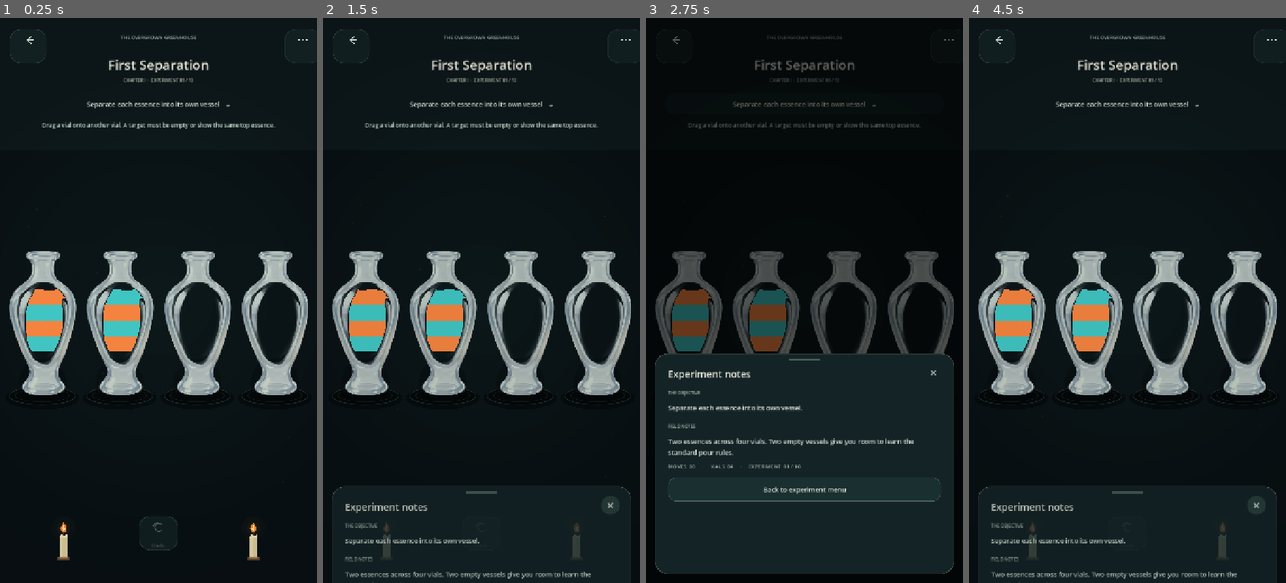
Above: before the commit, frames 1-4 (left to right).
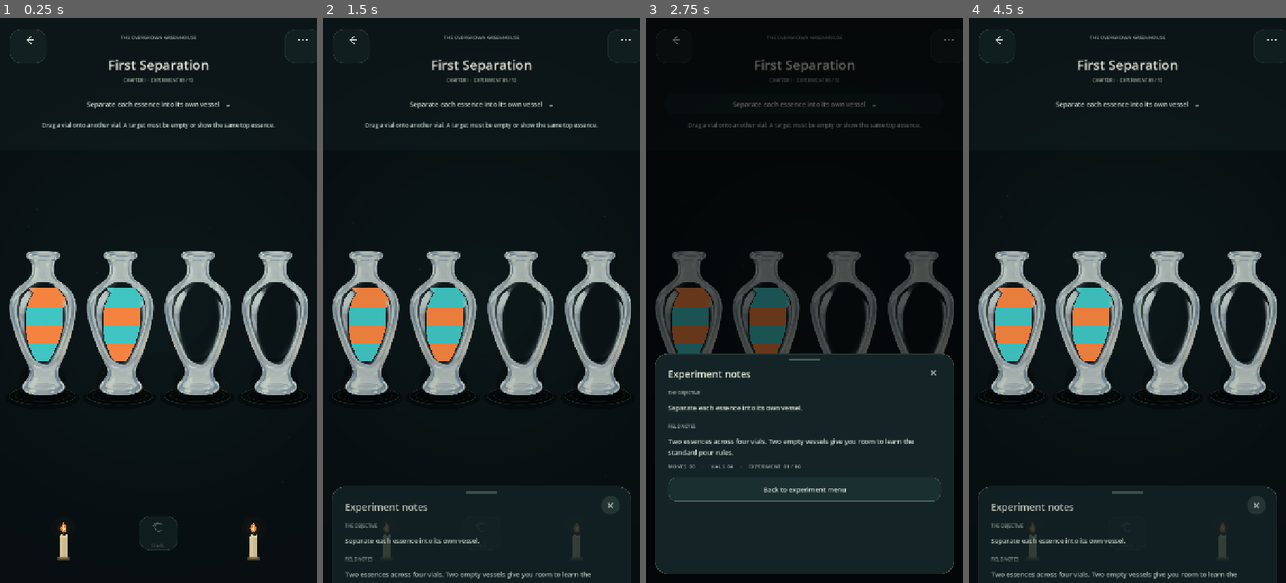
Above: after the commit, the same moments.

Repository: Kryodo/spell-sort-game
Game: Godot game, scene res://scenes/dark_sorting_slots_prototype.tscn
The game is run twice, just before and just after one commit, with the same random seed, the same clock (stepped at 60 frames per second) and the same inputs. This scene is started directly instead of the project's main scene.
Inputs:
- Up to frame 1 (0.25 s): no input
- Up to frame 2 (1.5 s): click "Separate each essence into it…" at 0.5 s; click "×" at 1.25 s
- Up to frame 3 (2.75 s): click "Separate each essence into it…" at 2 s
- Up to frame 4 (4.5 s): click "×" at 2.75 s; click "Separate each essence into it…" at 3.5 s; click "×" at 4.25 s

The runs differ from the first frame. In frame 1, 0.8% of the frame differs, in the area x 8-46%, y 47-61%; in frame 2, 0.8%; in frame 3, 0.7%; in frame 4, 0.8%.

Commit message:
Bridge glass reflections when deriving the liquid chamber

Diff:
--- a/scripts/asset_fantasy_alchemy_bottle.gd
+++ b/scripts/asset_fantasy_alchemy_bottle.gd
@@ -11,8 +11,10 @@
 const SCAN_LEFT_RATIO := 0.28
 const SCAN_RIGHT_RATIO := 0.72
 const CHAMBER_WIDTH_RATIO := 0.62
-const PROFILE_SAMPLES := 112
-const PROFILE_SMOOTH_RADIUS := 4
+const PROFILE_SAMPLES := 160
+const PROFILE_SMOOTH_RADIUS := 14
+const REFLECTION_BRIDGE_RATIO := 0.035
+const CENTRE_SEED_SEARCH_RATIO := 0.12
 const LIQUID_SURFACE_SAMPLES := 64
 const LIQUID_SIDE_SAMPLES := 48
 const LIQUID_WALL_INSET := 1.8
@@ -87,7 +89,7 @@
 	var peak_width: int = 0
 	var peak_row: int = -1
 	for row in range(top_scan, bottom_scan + 1):
-		var run := _find_centre_transparent_run(
+		var run := _find_centre_transparent_span(
 			source_image,
 			row,
 			centre_x,
@@ -113,12 +115,13 @@
 	# The neck and foot are also transparent, but narrower than the main body.
 	# Keeping only the broad central region prevents liquid from climbing into
 	# the neck or appearing in the narrow decorative base.
-	var minimum_chamber_width: int = maxi(12, int(round(float(peak_width) * CHAMBER_WIDTH_RATIO)))
+	var top_chamber_width: int = maxi(12, int(round(float(peak_width) * CHAMBER_WIDTH_RATIO)))
+	var bottom_chamber_width: int = maxi(10, int(round(float(peak_width) * 0.18)))
 	var chamber_top: int = peak_row
 	var chamber_bottom: int = peak_row
-	while chamber_top > top_scan and row_width[chamber_top - 1] >= minimum_chamber_width:
+	while chamber_top > top_scan and row_width[chamber_top - 1] >= top_chamber_width:
 		chamber_top -= 1
-	while chamber_bottom < bottom_scan and row_width[chamber_bottom + 1] >= minimum_chamber_width:
+	while chamber_bottom < bottom_scan and row_width[chamber_bottom + 1] >= bottom_chamber_width:
 		chamber_bottom += 1
 
 	if float(chamber_bottom - chamber_top) < float(image_height) * 0.22:
@@ -213,6 +216,80 @@
 			break
 		right_x += 1
 
+	return Vector2i(left_x, right_x)
+
+
+func _find_centre_transparent_span(
+	source_image: Image,
+	row: int,
+	centre_x: int,
+	x_min: int,
+	x_max: int,
+	search_radius: int
+) -> Vector2i:
+	# Short opaque interruptions are glass reflections, not chamber walls.
+	# Bridge those gaps and stop only at the thicker continuous glass wall.
+	var seed_x: int = -1
+	var seed_radius: int = maxi(
+		search_radius,
+		int(round(float(source_image.get_width()) * CENTRE_SEED_SEARCH_RATIO))
+	)
+	for offset in range(seed_radius + 1):
+		var left_candidate: int = centre_x - offset
+		if left_candidate >= x_min and source_image.get_pixel(left_candidate, row).a <= ALPHA_CUTOFF:
+			seed_x = left_candidate
+			break
+		if offset > 0:
+			var right_candidate: int = centre_x + offset
+			if right_candidate <= x_max and source_image.get_pixel(right_candidate, row).a <= ALPHA_CUTOFF:
+				seed_x = right_candidate
+				break
+
+	if seed_x < 0:
+		return Vector2i(-1, -1)
+
+	var bridge_limit: int = maxi(
+		8,
+		int(round(float(source_image.get_width()) * REFLECTION_BRIDGE_RATIO))
+	)
+	var left_x: int = seed_x
+	var cursor: int = seed_x - 1
+	while cursor >= x_min:
+		if source_image.get_pixel(cursor, row).a <= ALPHA_CUTOFF:
+			left_x = cursor
+			cursor -= 1
+			continue
+		var gap_start: int = cursor
+		while cursor >= x_min and source_image.get_pixel(cursor, row).a > ALPHA_CUTOFF:
+			cursor -= 1
+		var gap_width: int = gap_start - cursor
+		if gap_width > bridge_limit or cursor < x_min:
+			break
+		if source_image.get_pixel(cursor, row).a > ALPHA_CUTOFF:
+			break
+		left_x = cursor
+		cursor -= 1
+
+	var right_x: int = seed_x
+	cursor = seed_x + 1
+	while cursor <= x_max:
+		if source_image.get_pixel(cursor, row).a <= ALPHA_CUTOFF:
+			right_x = cursor
+			cursor += 1
+			continue
+		var gap_start: int = cursor
+		while cursor <= x_max and source_image.get_pixel(cursor, row).a > ALPHA_CUTOFF:
+			cursor += 1
+		var gap_width: int = cursor - gap_start
+		if gap_width > bridge_limit or cursor > x_max:
+			break
+		if source_image.get_pixel(cursor, row).a > ALPHA_CUTOFF:
+			break
+		right_x = cursor
+		cursor += 1
+
+	if right_x - left_x < 8:
+		return Vector2i(-1, -1)
 	return Vector2i(left_x, right_x)
 
 
